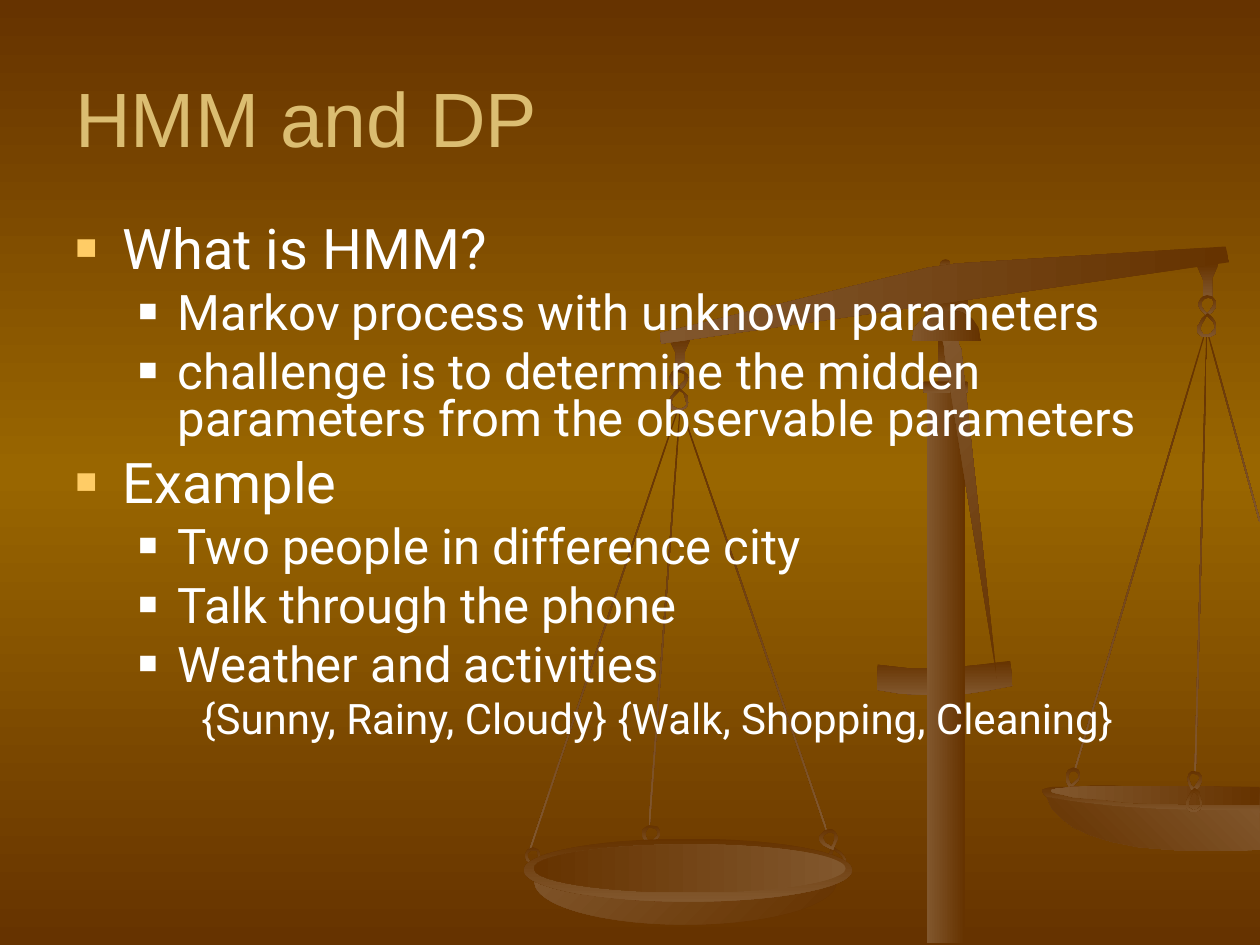
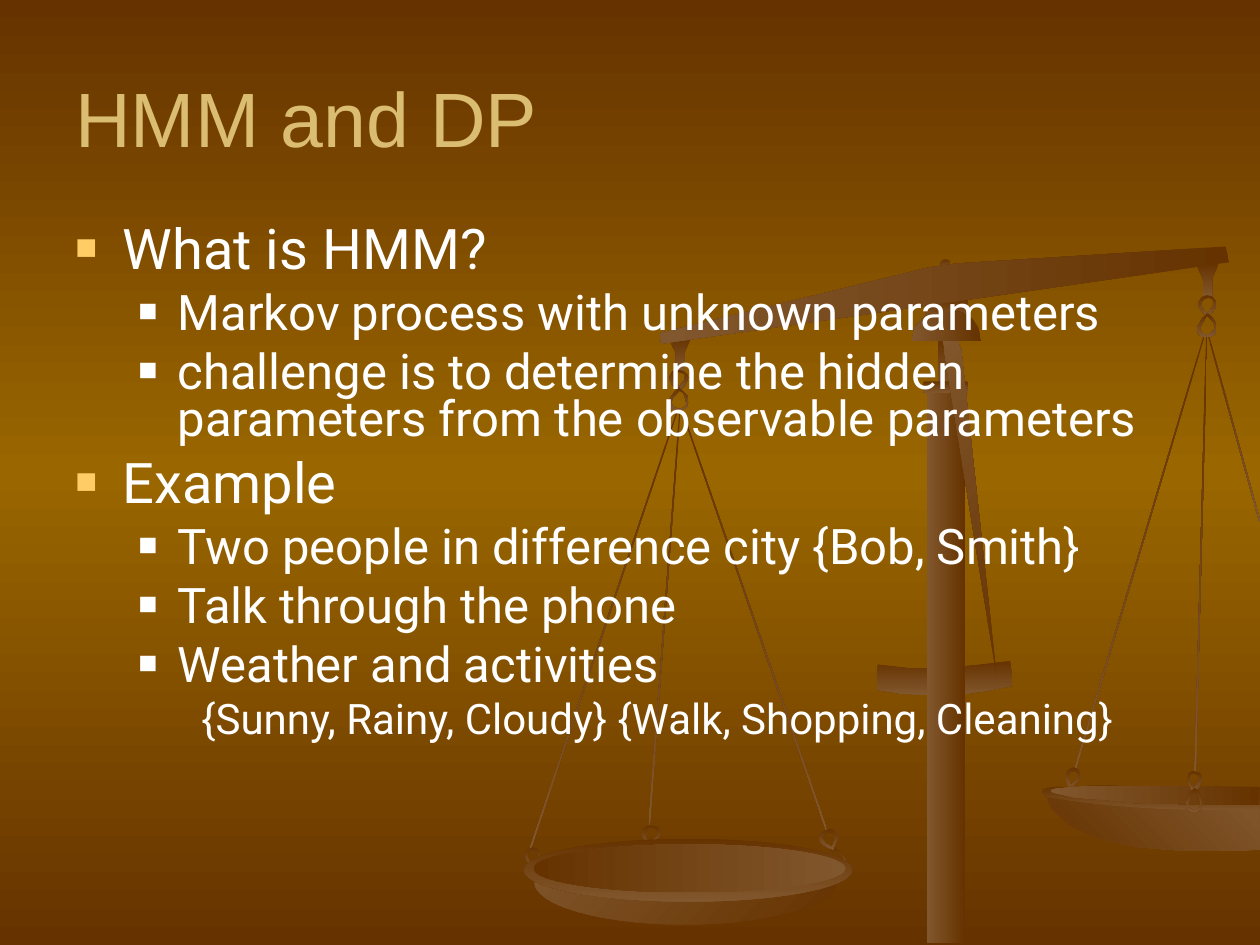
Before and after one commit to shaileshBhokare/honours, a slide deck: slide 8 of ITN100/Assignment/Presentation/presentation.ppt. Drawn at 1260x945 pixels with LibreOffice and Linux fonts; fonts in the diff are those of the drawing. Boxes give left, top, right and bottom in pixels: in the first picture for what was removed or moved away, otherwise in the second. Text is boxed around its words. In the diff, an @@ line names an element or a change of style, - is before the commit and + after.

```diff
--- a/ITN100/Assignment/Presentation/presentation.ppt
+++ b/ITN100/Assignment/Presentation/presentation.ppt
@@ text at (x1=178, y1=345, x2=1136, y2=449): text changed @@
-  ■ challenge is to determine the midden parameters from the observable parameters
+  ■ challenge is to determine the hidden parameters from the observable parameters
@@ text at (x1=178, y1=519, x2=1080, y2=576): text changed @@
-  ■ Two people in difference city
+  ■ Two people in difference city {Bob, Smith}
```
Also in this commit, not shown: 3 other slides changed, 2 slides added, 3 slides removed, 1 other file.
